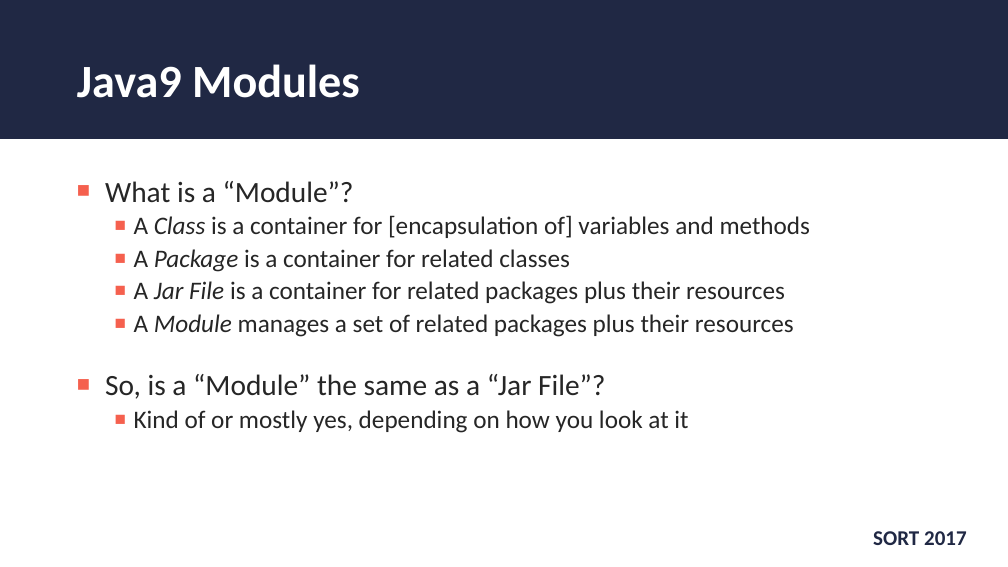
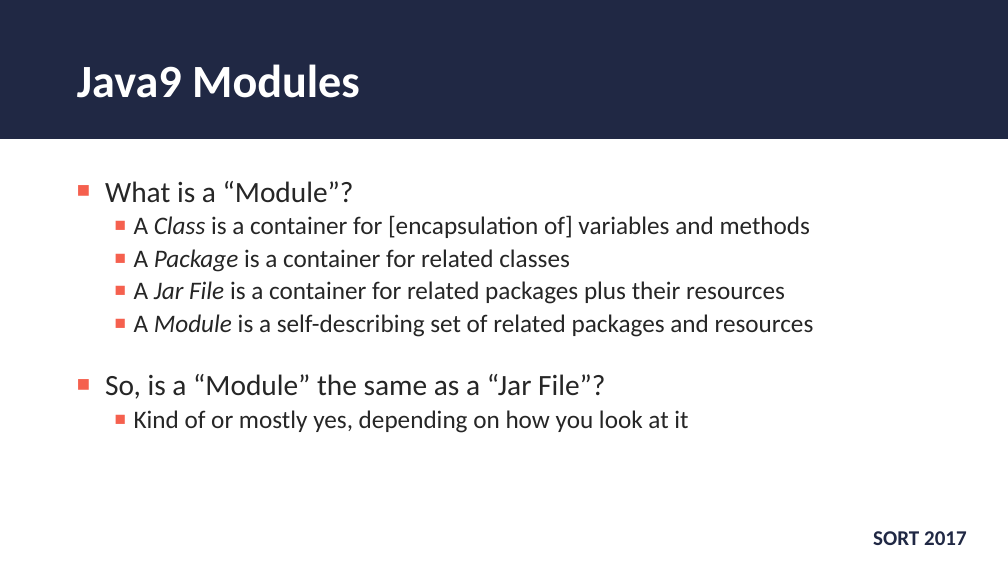
Before and after one commit to wjohnson000/java9-sort, a slide deck: slide 7 of sort-2017-java9.pptx. Drawn at 1008x567 pixels with LibreOffice and Linux fonts; fonts in the diff are those of the drawing; background and template pictures are left out. Boxes give left, top, right and bottom in pixels: in the first picture for what was removed or moved away, otherwise in the second. Text is boxed around its words. In the diff, an @@ line names an element or a change of style, - is before the commit and + after.

```diff
--- a/sort-2017-java9.pptx
+++ b/sort-2017-java9.pptx
@@ text at (134, 314, 814, 337): text changed @@
-  ■ A Module manages a set of related packages plus their resources
+  ■ A Module is a self-describing set of related packages and resources
```
Also in this commit, not shown: 4 other slides changed, 2 other files.
